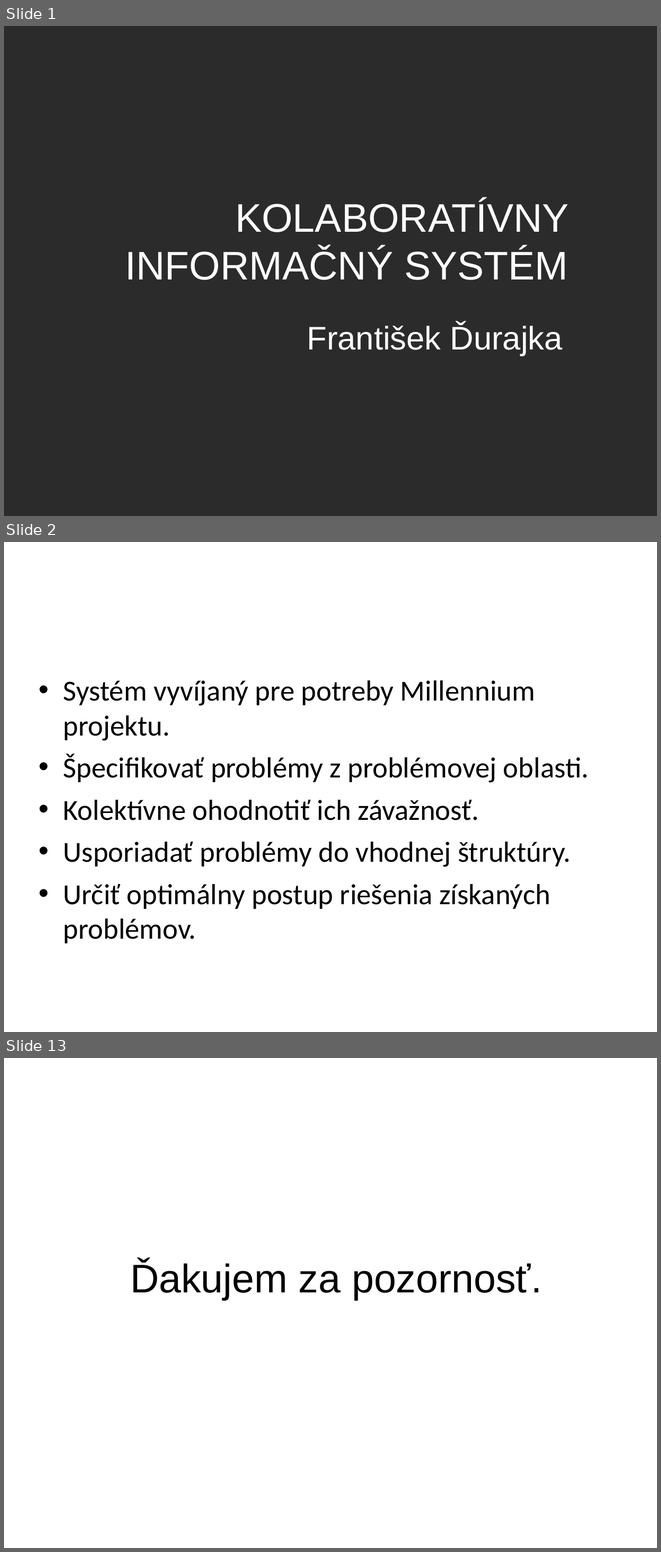
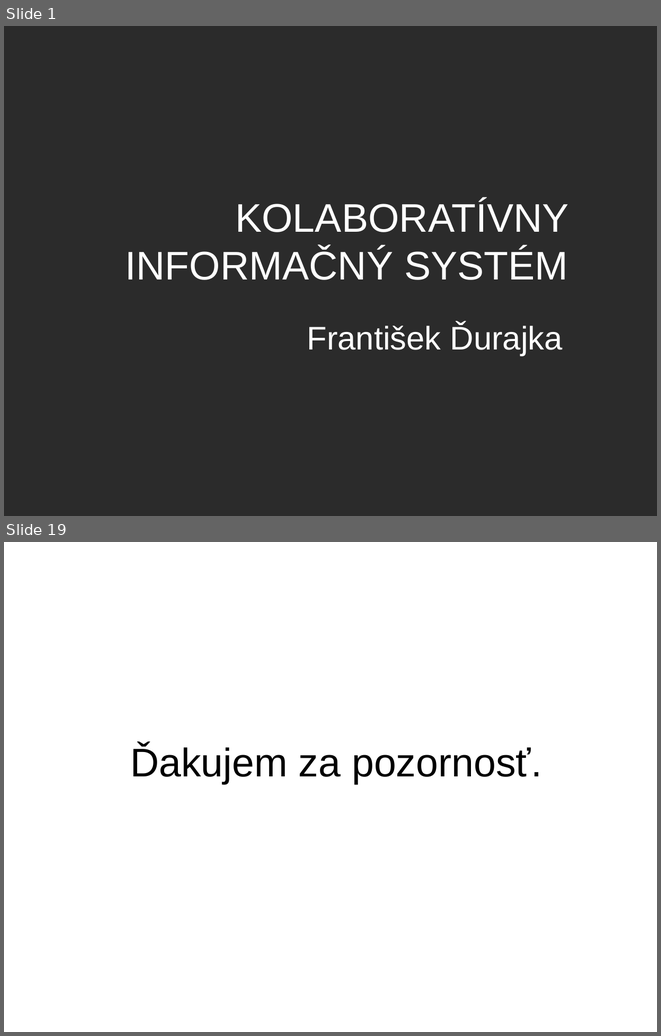
Before and after one commit to natalija4554/millenium, a slide deck: docs/Presentation/presentation.ppt. Shown one above the other, each under a label of ours: slides 1, 2 and 13 before the commit, slides 1 and 19 after it; the slides between them are not shown. The pictures are 661x1552 and 661x1036 pixels, drawn with LibreOffice and Linux fonts; fonts in the diff are those of the drawing; background and template pictures are left out; a plain dark background stands for a picture behind light text. Boxes give left, top, right and bottom in pixels: in the first picture for what was removed or moved away, otherwise in the second. Text is boxed around its words. In the diff, an @@ line names an element or a change of style, - is before the commit and + after.

```diff
--- a/docs/Presentation/presentation.ppt
+++ b/docs/Presentation/presentation.ppt
@@ slide 2 removed at [4, 542, 657, 1032], background picture (left out) @@
@@ title removed at [37, 560, 625, 642] @@
-Kolaboratívny informačný systém
@@ text removed at [63, 680, 589, 943] @@
-• Systém vyvíjaný pre potreby Millennium projektu.
-• Špecifikovať problémy z problémovej oblasti.
-• Kolektívne ohodnotiť ich závažnosť.
-• Usporiadať problémy do vhodnej štruktúry.
-• Určiť optimálny postup riešenia získaných problémov.
@@ what was slide 13 is now slide 19 @@
```
Also in this commit, not shown: 3 slides changed, 14 slides added, 7 other slides removed, 31 other files.
